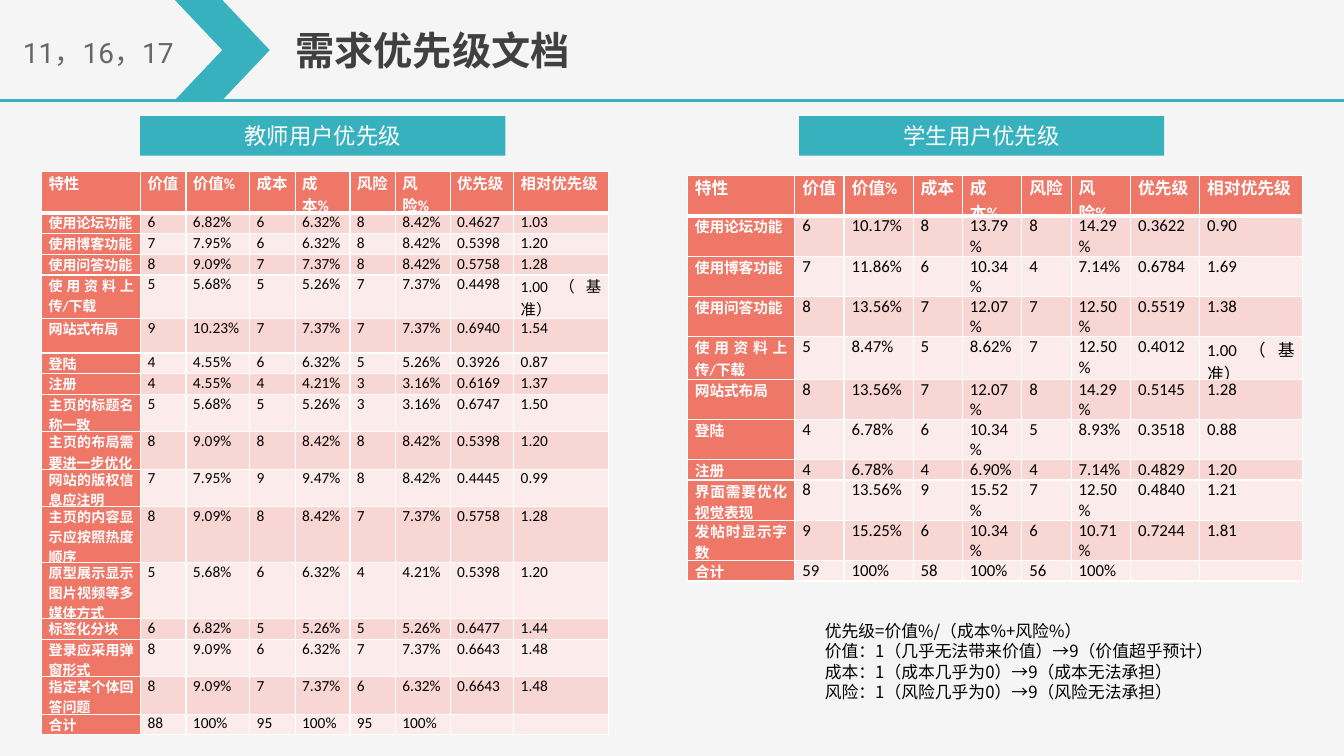
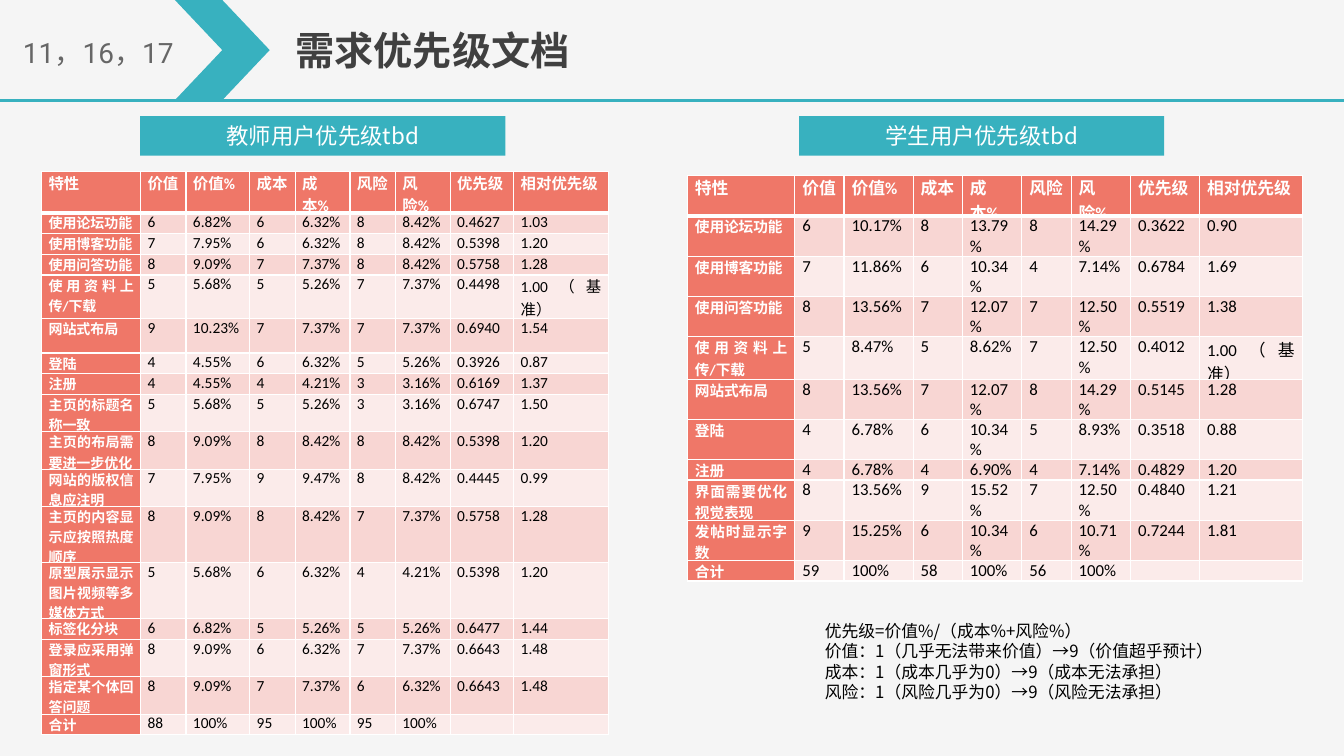
Before and after one commit to on6nx/requirement, a slide deck: slide 9 of 3.requirement/SRS软件需求说明汇报.pptx. Drawn at 1344x756 pixels with LibreOffice and Linux fonts; fonts in the diff are those of the drawing. Boxes give left, top, right and bottom in pixels: in the first picture for what was removed or moved away, otherwise in the second. Text is boxed around its words. In the diff, an @@ line names an element or a change of style, - is before the commit and + after.

```diff
--- a/3.requirement/SRS软件需求说明汇报.pptx
+++ b/3.requirement/SRS软件需求说明汇报.pptx
@@ text in rectangle at [226,125,419,146]: text changed @@
-教师用户优先级
+教师用户优先级tbd
@@ text in rectangle at [885,125,1078,146]: text changed @@
-学生用户优先级
+学生用户优先级tbd
```
Also in this commit, not shown: 6 other slides changed, 6 other files.
